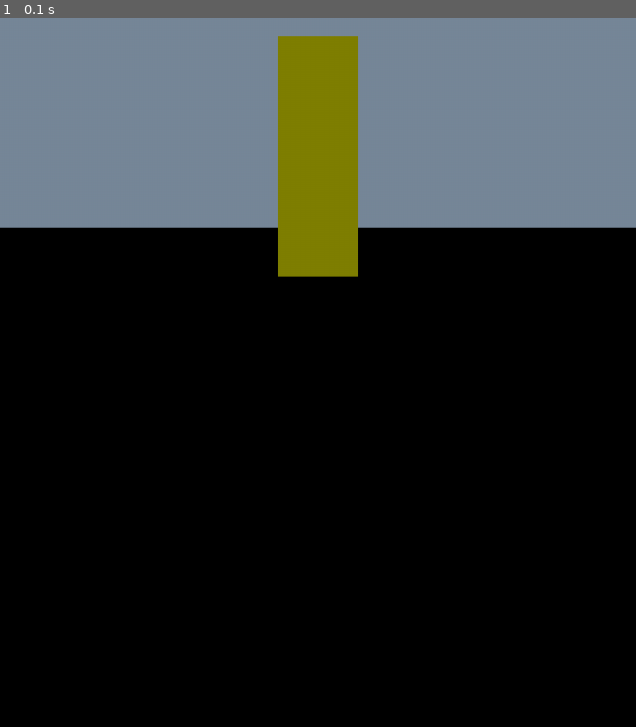
Above: before the commit, frame 1.
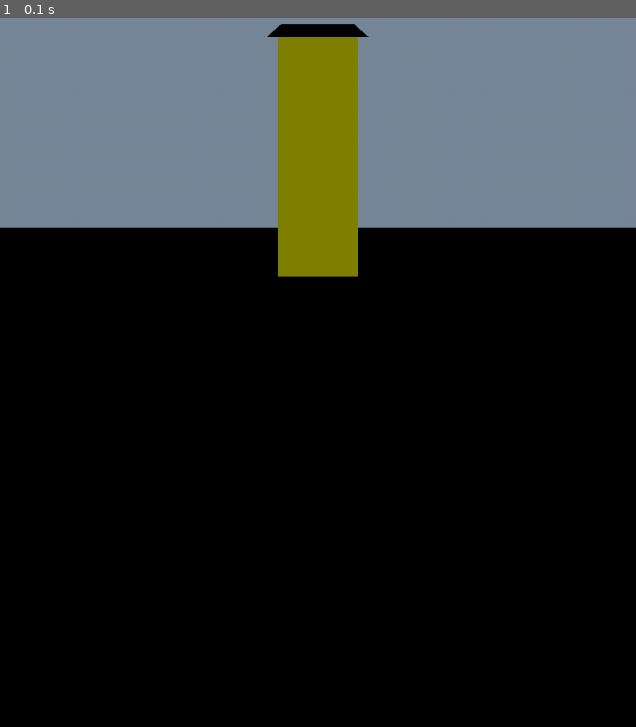
Above: after the commit, the same moment.

Repository: bibil2002/picture_pygame
Game: pygame game, started from picture.py
Same seed, same stepped clock (60 frames per second), same inputs: the game is played once before the commit and once after it.
Inputs:
- Up to frame 1 (0.1 s): no input

The runs differ from the first frame. In frame 1, 0.3% of the frame differs, in the area x 41-59%, y 0-3%.

Commit message:
"Крыша_дома"

Diff:
--- a/picture.py
+++ b/picture.py
@@ -27,9 +27,12 @@
         """
         rect(screen, green,(x_home - width_home/2, y_home - height_home, width_home, height_home)) # кирпичи
 
+        polygon(screen, black, [(x_home - width_home/1.6, y_home - height_home), (x_home + width_home/1.6, y_home - height_home),    # крыша
+                                (x_home + width_home/2.2, y_home - height_home * 1.05), (x_home - width_home/2.2, y_home - height_home * 1.05)])
+
+    home(794/2,1123/2,100,300) # тест
 
 
-    home(794/2,1123/2,100,300)  # тестовый запуск
 
 full_picture()
 
